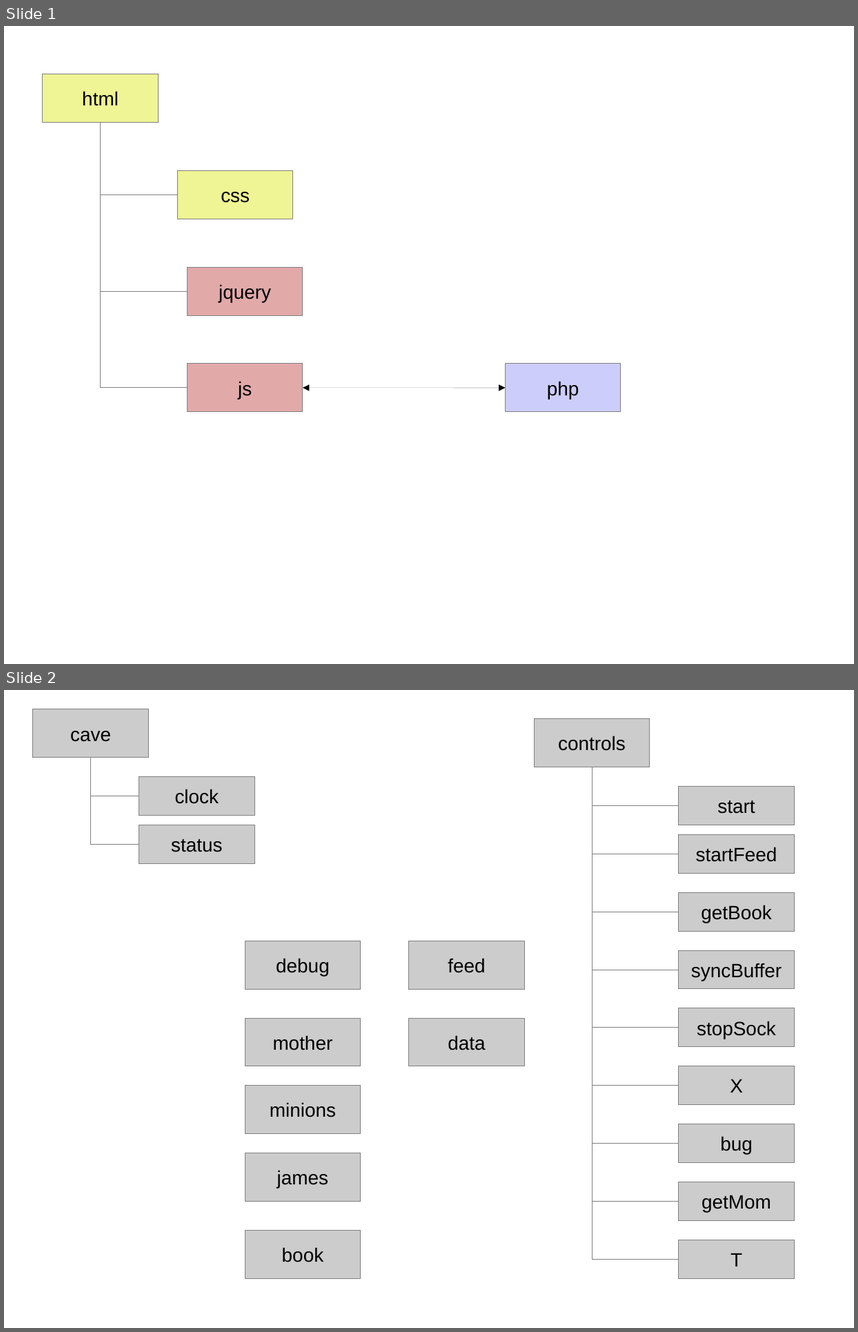
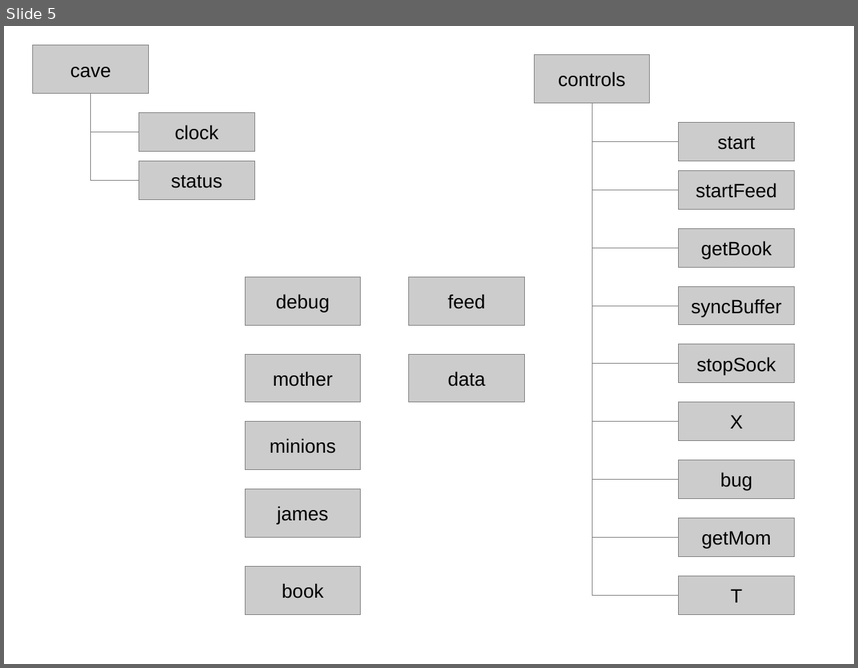
Before and after one commit to JamesLeB/Stout, a slide deck: Documents/Zek.odp. Shown one above the other, each under a label of ours: slides 1 and 2 before the commit, slide 5 after it. The pictures are 858x1332 and 858x668 pixels, drawn with LibreOffice and Linux fonts; fonts in the diff are those of the drawing. Boxes give left, top, right and bottom in pixels: in the first picture for what was removed or moved away, otherwise in the second. Text is boxed around its words. In the diff, an @@ line names an element or a change of style, - is before the commit and + after.

```diff
--- a/Documents/Zek.odp
+++ b/Documents/Zek.odp
@@ slide 1 removed at bbox=[4, 26, 854, 664], background #FFFFFF @@
@@ rectangle removed at bbox=[43, 74, 159, 123] @@
-html
@@ elbow line removed from (101, 123) to (178, 195) @@
@@ elbow line removed from (101, 123) to (188, 292) @@
@@ elbow line removed from (101, 123) to (188, 388) @@
@@ rectangle removed at bbox=[178, 171, 293, 220] @@
-css
@@ rectangle removed at bbox=[187, 267, 303, 315] @@
-jquery
@@ rectangle removed at bbox=[187, 363, 303, 412] @@
-js
@@ rectangle removed at bbox=[506, 363, 621, 412] @@
-php
@@ double arrow removed from (303, 388) to (506, 388) @@
@@ what was slide 2 is now slide 5 @@
```
Also in this commit, not shown: 4 slides added.
